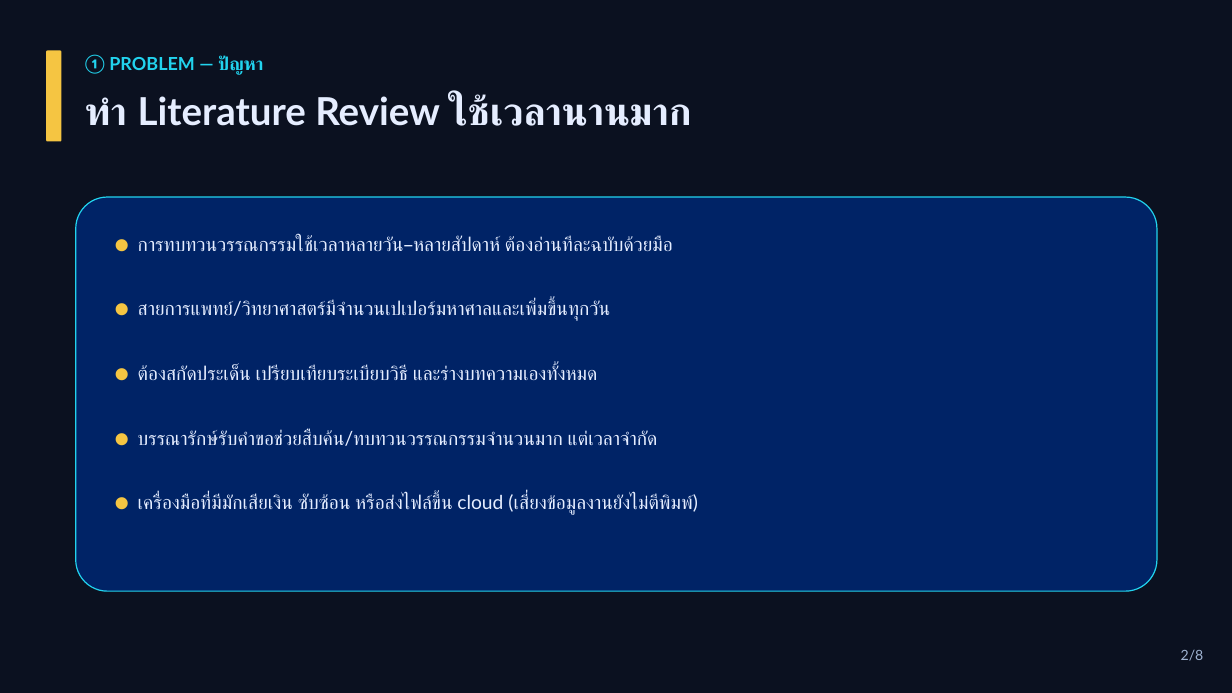
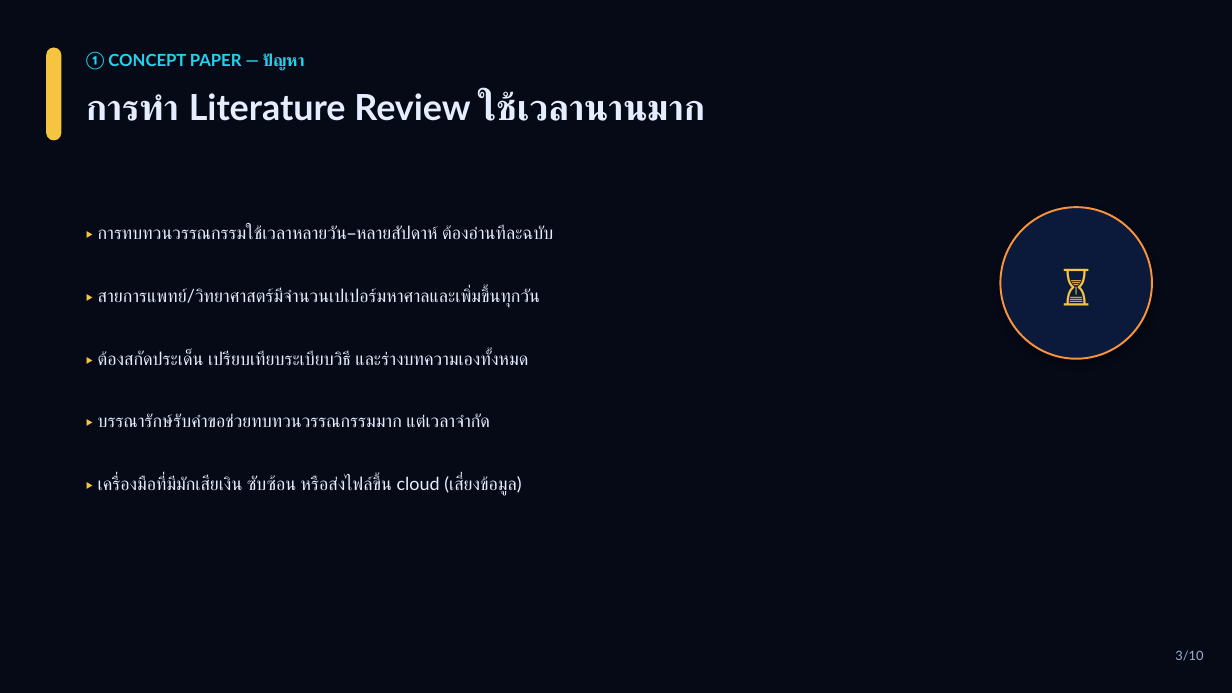
Before and after one commit to kanchanathsao-crypto/lika-lit-review-helper-, a slide deck: slide 3 of LIKA_Pitch_Deck.pptx (slide 2 before the commit). Drawn at 1232x693 pixels with LibreOffice and Linux fonts; fonts in the diff are those of the drawing. Boxes give left, top, right and bottom in pixels: in the first picture for what was removed or moved away, otherwise in the second. Text is boxed around its words. In the diff, an @@ line names an element or a change of style, - is before the commit and + after.

```diff
--- a/LIKA_Pitch_Deck.pptx
+++ b/LIKA_Pitch_Deck.pptx
@@ background #0B1120 to #060A16 @@
@@ rounded rectangle: place and size @@
-rounded rectangle at (46, 51, 61, 141)
+rounded rectangle at (46, 47, 61, 140)
@@ rounded rectangle at (46, 47, 61, 140): proportions changed @@
@@ text at (86, 52, 305, 71): text changed; size 14 to 13 pt @@
-① PROBLEM — ปัญหา
+① CONCEPT PAPER — ปัญหา
@@ text at (86, 92, 705, 121): text changed; size 30 to 28 pt @@
-ทำ Literature Review ใช้เวลานานมาก
+การทำ Literature Review ใช้เวลานานมาก
@@ rounded rectangle removed at (76, 197, 1157, 592) @@
@@ ellipse added at (1001, 207, 1153, 359), fill #0B1A3A, outline #FB923C 1.5 pt @@
@@ text added at (1001, 207, 1153, 359), 32 pt, text #F5C542 @@
+⏳
@@ text at (98, 226, 553, 239): text changed; size 15 to 14 pt @@
-● การทบทวนวรรณกรรมใช้เวลาหลายวัน–หลายสัปดาห์ ต้องอ่านทีละฉบับด้วยมือ
+▸ การทบทวนวรรณกรรมใช้เวลาหลายวัน–หลายสัปดาห์ ต้องอ่านทีละฉบับ
@@ text at (98, 288, 540, 308): text changed; size 15 to 14 pt @@
-● สายการแพทย์/วิทยาศาสตร์มีจำนวนเปเปอร์มหาศาลและเพิ่มขึ้นทุกวัน
+▸ สายการแพทย์/วิทยาศาสตร์มีจำนวนเปเปอร์มหาศาลและเพิ่มขึ้นทุกวัน
@@ text at (98, 351, 528, 365): text changed; size 15 to 14 pt @@
-● ต้องสกัดประเด็น เปรียบเทียบระเบียบวิธี และร่างบทความเองทั้งหมด
+▸ ต้องสกัดประเด็น เปรียบเทียบระเบียบวิธี และร่างบทความเองทั้งหมด
@@ text at (98, 414, 490, 427): text changed; size 15 to 14 pt @@
-● บรรณารักษ์รับคำขอช่วยสืบค้น/ทบทวนวรรณกรรมจำนวนมาก แต่เวลาจำกัด
+▸ บรรณารักษ์รับคำขอช่วยทบทวนวรรณกรรมมาก แต่เวลาจำกัด
@@ text at (98, 475, 521, 495): text changed; size 15 to 14 pt @@
-● เครื่องมือที่มีมักเสียเงิน ซับซ้อน หรือส่งไฟล์ขึ้น cloud (เสี่ยงข้อมูลงานยังไม่ตีพิมพ์)
+▸ เครื่องมือที่มีมักเสียเงิน ซับซ้อน หรือส่งไฟล์ขึ้น cloud (เสี่ยงข้อมูล)
@@ text added at (1175, 650, 1203, 661), 10 pt, text #9FB3D1 @@
+3/10
@@ text removed at (1181, 650, 1204, 661) @@
-2/8
```
Also in this commit, not shown: 4 other slides changed, 5 slides added, 3 slides removed, 1 other file.
